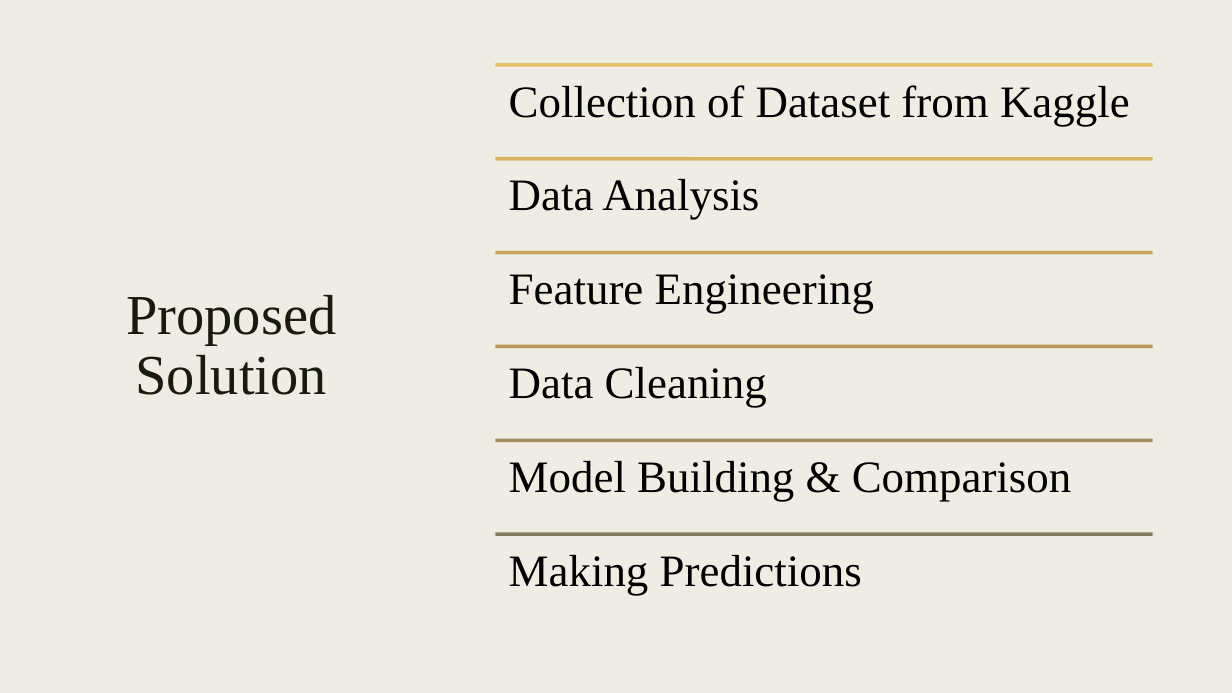
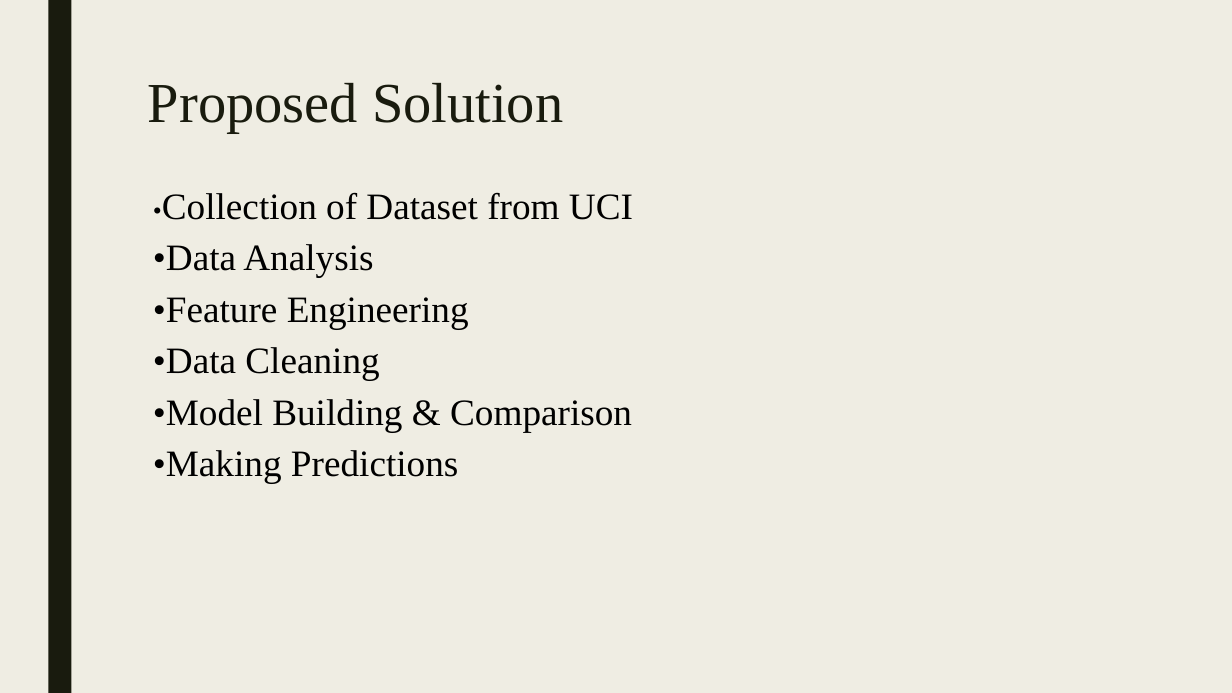
Before and after one commit to PremSai98160/NNDL_Project, a slide deck: slide 5 of NNDL project.pptx (slide 7 before the commit). Drawn at 1232x693 pixels with LibreOffice and Linux fonts; fonts in the diff are those of the drawing. Boxes give left, top, right and bottom in pixels: in the first picture for what was removed or moved away, otherwise in the second. Text is boxed around its words. In the diff, an @@ line names an element or a change of style, - is before the commit and + after.

```diff
--- a/NNDL project.pptx
+++ b/NNDL project.pptx
@@ rectangle removed at [0,0,1232,693] @@
@@ title "Proposed Solution": place and size @@
-title "Proposed Solution" at [126,295,336,395]
+title "Proposed Solution" at [148,83,563,133]
@@ title "Proposed Solution" at [148,83,563,133]: alignment centre to left; vertical alignment middle to top @@
@@ text added at [153,192,633,483], 29 pt, text #000000 @@
+•Collection of Dataset from UCI
+•Data Analysis
+•Feature Engineering
+•Data Cleaning
+•Model Building & Comparison
+•Making Predictions
@@ group removed at [495,65,1153,595]: 6 lines, 6 texts @@
-Collection of Dataset from Kaggle
-Data Analysis
-Feature Engineering
-Data Cleaning
-Model Building & Comparison
-Making Predictions
```
Also in this commit, not shown: 3 other slides changed, 1 slide added, 4 slides removed, 7 other files.
